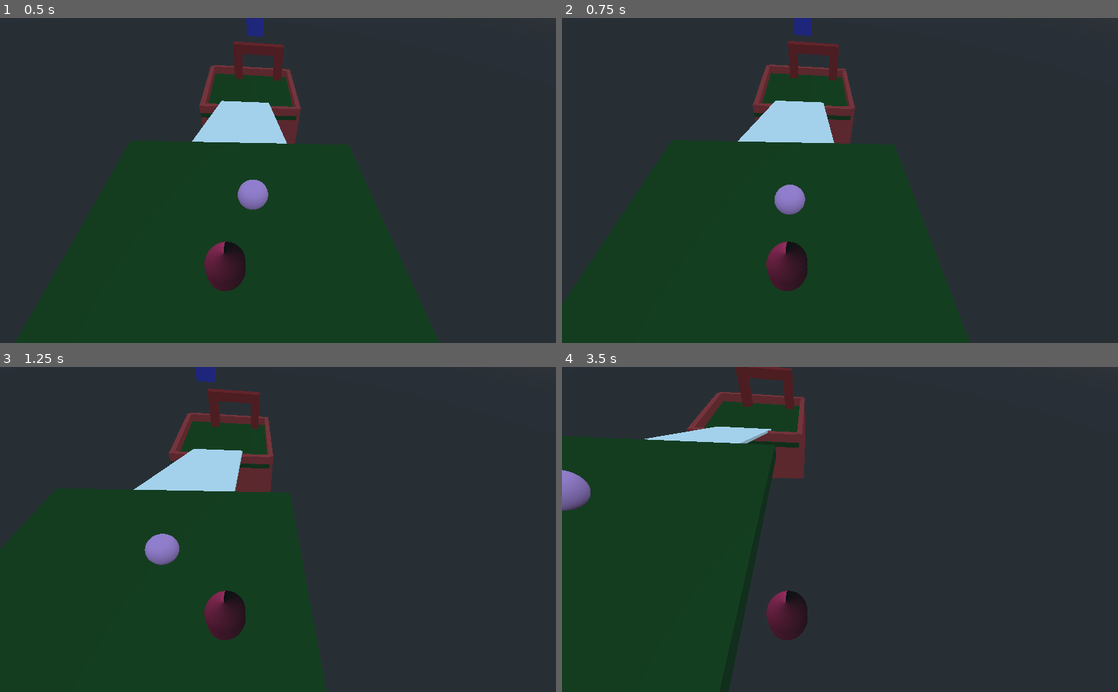
Above: before the commit, frames 1-4 (two rows, left to right).
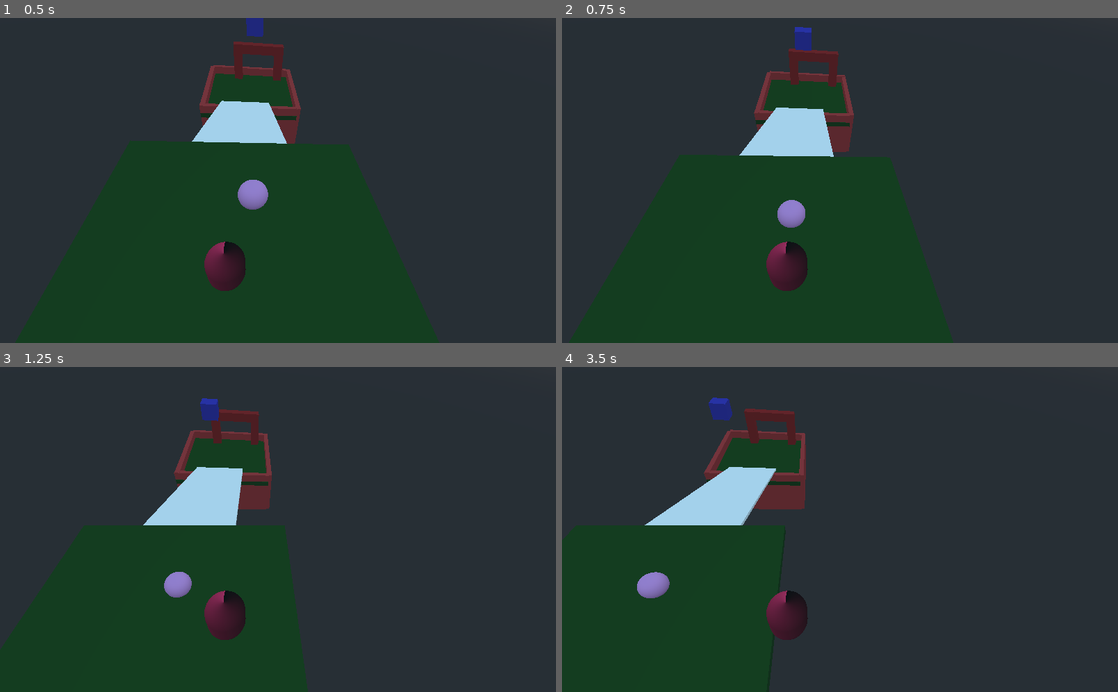
Above: after the commit, the same moments.

Repository: atarisafari/First-Godot-Game
Game: Godot game, scene res://Main.tscn
Two runs of this game, one before a commit and one after it. Both use one fixed random seed, a clock stepped at 60 frames per second and the inputs below.
Inputs:
- Up to frame 1 (0.5 s): no input
- Up to frame 2 (0.75 s): hold D (ui_right) from 0.53 s (still down); hold Space from 0.53 s (still down)
- Up to frame 3 (1.25 s): keep holding D (ui_right); keep holding Space
- Up to frame 4 (3.5 s): release D (ui_right) at 1.28 s; release Space at 1.28 s; hold S (ui_down) 1.28-2.03 s; tap Space at 1.35, 1.52, 1.82, 2.85, 3.02, 3.32 s; hold D (ui_right) 2.03-2.78 s; hold Space 2.03-2.78 s; hold W (ui_up) from 2.78 s (still down)

Frame 1 is identical in both runs. In frame 2, 3.3% of the frame differs, in the area x 31-53%, y 0-65%; in frame 3, 5.9%; in frame 4, 7.5%, in the area x 0-44%, y 0-100%.

Commit message:
Added basic jump

Diff:
--- a/firstGame/Player.gd
+++ b/firstGame/Player.gd
@@ -35,3 +35,6 @@
 	velocity.z = direction.z
 
 	velocity = move_and_slide(velocity, Vector3(0, 1, 0))
+
+	if is_on_floor() and Input.is_key_pressed(KEY_SPACE):
+		velocity.y = 10
